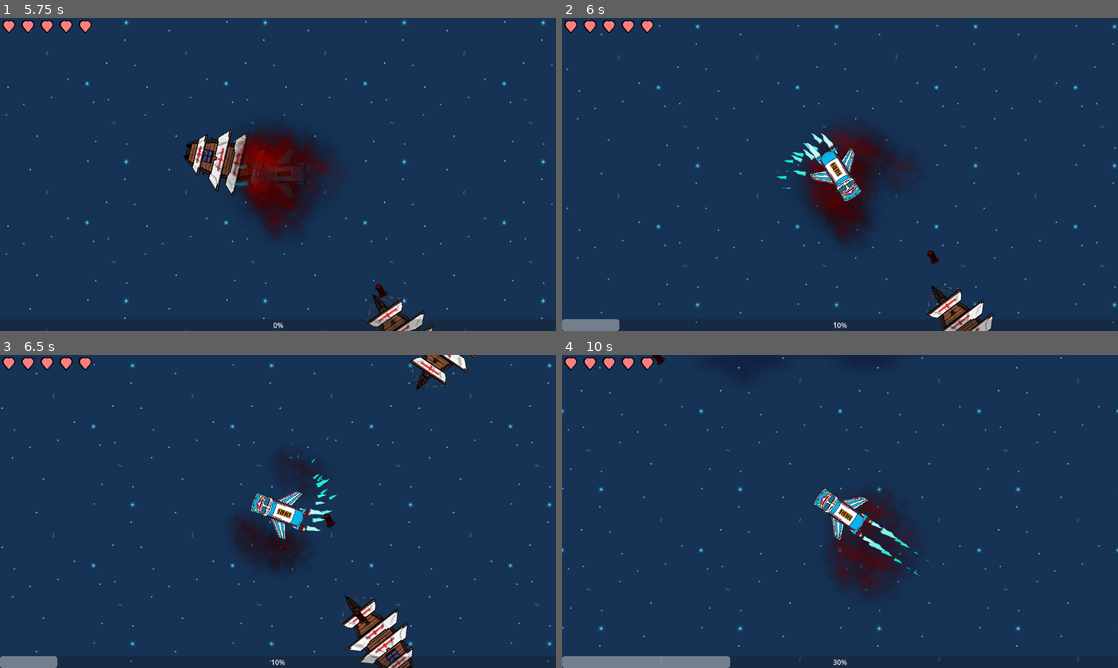
Above: before the commit, frames 1-4 (two rows, left to right).
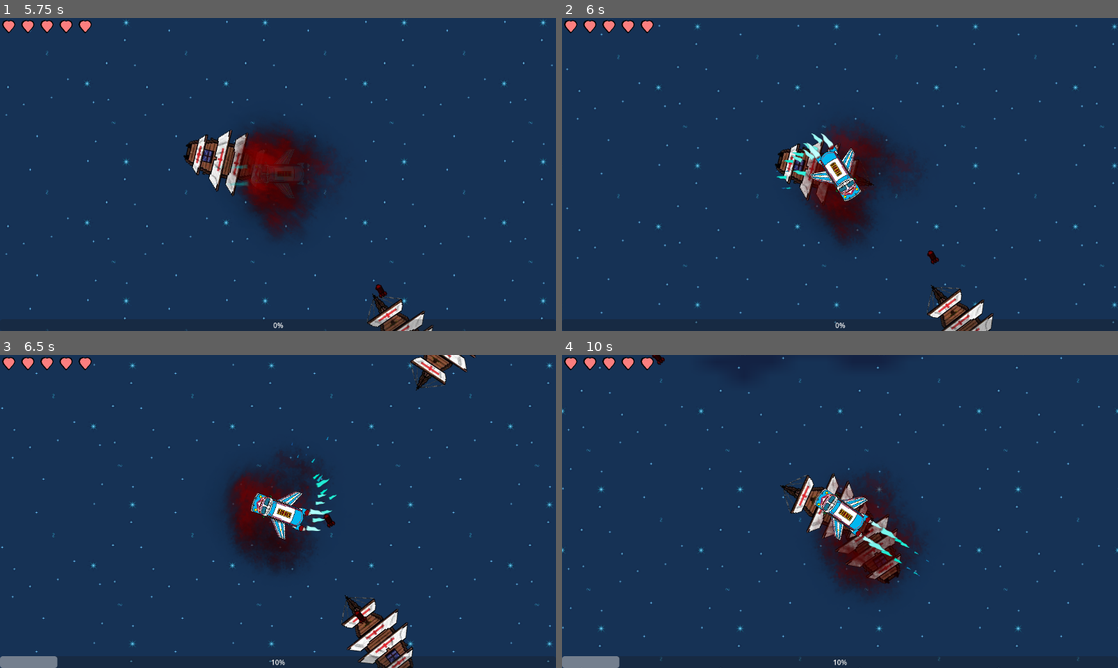
Above: after the commit, the same moments.

Repository: Ignawesome/neon-genesis-beto
Game: Godot game, scene res://escenas/mundo.tscn
Same seed, same stepped clock (60 frames per second), same inputs: the game is played once before the commit and once after it.
Inputs (mouse positions are in pixels of both pictures, inside the frame that each line leads up to):
- Up to frame 1 (5.75 s): move the mouse to (400, 158) at 0.52 s; hold D (derecha) 0.53-1.28 s; hold Space (esquivar) 0.53-1.28 s; move the mouse to (166, 190) at 1.27 s; hold S (abajo) 1.28-2.03 s; click (166, 190) at 1.35 s; tap Space (esquivar) at 1.55, 3.05, 4.55 s; move the mouse to (333, 105) at 2.02 s; hold D (derecha) 2.03-2.78 s; hold Space (esquivar) 2.03-2.78 s; move the mouse to (250, 237) at 2.77 s; hold W (arriba) 2.78-3.53 s; tap E (ulti) at 2.85 s; move the mouse to (444, 221) at 3.52 s; hold Space (esquivar) 3.53-4.28 s; hold A (izquierda) 3.53-5.03 s; move the mouse to (111, 127) at 4.27 s; click (111, 127) at 4.35 s; move the mouse to (305, 174) at 5.02 s; hold S (abajo) from 5.03 s (still down); hold Space (esquivar) from 5.03 s (still down)
- Up to frame 2 (6 s): move the mouse to (756, 96) at 5.77 s; release S (abajo) at 5.78 s; release Space (esquivar) at 5.78 s; hold D (derecha) from 5.78 s (still down); tap E (ulti) at 5.85 s
- Up to frame 3 (6.5 s): keep holding D (derecha); tap Space (esquivar) at 6.05 s
- Up to frame 4 (10 s): move the mouse to (962, 495) at 6.52 s; release D (derecha) at 6.53 s; hold W (arriba) 6.53-7.28 s; hold Space (esquivar) 6.53-7.28 s; move the mouse to (728, 527) at 7.27 s; hold D (derecha) 7.28-8.03 s; click (728, 527) at 7.35 s; tap Space (esquivar) at 7.55, 9.05 s; move the mouse to (895, 442) at 8.02 s; hold S (abajo) 8.03-8.78 s; hold Space (esquivar) 8.03-8.78 s; move the mouse to (812, 574) at 8.77 s; hold A (izquierda) 8.78-9.53 s; tap E (ulti) at 8.85 s; move the mouse to (1006, 558) at 9.52 s; hold W (arriba) from 9.53 s (still down); hold Space (esquivar) from 9.53 s (still down)

Frame 1 is identical in both runs. In frame 2, 1.3% of the frame differs, in the area x 0-57%, y 38-100%; in frame 3, 1.6%; in frame 4, 3.3%, in the area x 10-63%, y 37-100%.

Commit message:
Chocar enemigos ya no los destruye sino que hace daño. Esquivar hace mas daño al chocar.

Diff:
--- a/escenas/enemigos/barco_ingles.tscn
+++ b/escenas/enemigos/barco_ingles.tscn
@@ -27,6 +27,7 @@
 script = ExtResource("1_jpt84")
 velocidad_de_movimiento = 175.0
 puntos_de_salud_maximos = 5.0
+probabilidad_orbe_hp = 0.1
 
 [node name="Sprite" type="Sprite2D" parent="." unique_id=1820233895]
 position = Vector2(2, -23.00003)
--- a/escenas/enemigos/enemigo.gd
+++ b/escenas/enemigos/enemigo.gd
@@ -91,10 +91,7 @@
 		var jugador_detectado: Jugador = body
 		# Llamar a la función del jugador para hacerle daño y activar la lógica de esquiva
 		jugador_detectado.recibir_danio(danio_por_contacto)
-
-		# Eliminamos al enemigo por contacto (como en Vampire Survivors)
-		# En una versión más avanzada, se podría usar un cooldown
-		morir.call_deferred()
+		recibir_danio(jugador_detectado.fuerza_de_choque)
 
 
 # ==============================================================================
--- a/escenas/jugador/jugador.gd
+++ b/escenas/jugador/jugador.gd
@@ -9,11 +9,11 @@
 # ==============================================================================
 # PROPIEDADES EXPORTADAS (Visible en el Inspector)
 # ==============================================================================
-const BONDI_BETO_ROTO = preload("uid://cq8pe8gmvsgty")
 
 # Movimiento
 var velocidad_actual: float = 0.0 ## Velocidad horizontal/vertical basev
 var muriendo: bool = false
+
 @export var aceleración: float = 600.0
 @export var velocidad_de_giro: float = 3.0
 @export var friccion: float = 400.0
@@ -25,6 +25,7 @@
 @export var misil_cooldown := 1.0     ## Frecuencia de disparo (ej: 1.0 por segundo)
 @export var radio_de_ataque: float = 500.0 ## Distancia máxima para buscar enemigos
 @export var duración_de_misil: float = 1.0 ## Segundos antes de que el misil desaparezca
+@export var fuerza_de_choque: float = 1.0
 
 # Defensa
 @export var puntos_de_salud_maximos := 5         ## Vida máxima del personaje
@@ -35,15 +36,18 @@
 # ==============================================================================
 # REFERENCIAS Y PRECARGAS
 # ==============================================================================
-@onready var sonido_disparo: AudioStreamPlayer2D = $SonidoDisparo
-@onready var sonido_dañado: AudioStreamPlayer2D = $SonidoDañado
-@onready var sonido_level_up: AudioStreamPlayer2D = $SonidoLevelUp
-@onready var collision_shape_2d: CollisionShape2D = $CollisionShape2D
-
-@onready var timer_misil: Timer = $TimerMisil # ¡Debe existir este Timer en la escena!
-@onready var sprite: Sprite2D = $Submarino
-@onready var next_lvl_bar: ProgressBar = %NextLvlBar
-@onready var animation_player: AnimationPlayer = %AnimationPlayer
+@export var sonido_disparo: AudioStreamPlayer2D
+@export var sonido_level_up: AudioStreamPlayer2D
+@export var sonido_dañado: AudioStreamPlayer2D
+@export var sonido_explosion: AudioStreamPlayer2D
+
+@export var collision_shape_2d: CollisionShape2D
+
+@export var timer_misil: Timer
+@export var sprite_normal: Sprite2D
+@export var sprite_roto: Sprite2D
+@export var next_lvl_bar: ProgressBar
+@export var animation_player: AnimationPlayer
 
 
 # ==============================================================================
@@ -72,6 +76,8 @@
 
 
 func _ready():
+	sprite_normal.show()
+	sprite_roto.hide()
 	# Inicializar la salud
 	salud_actual = puntos_de_salud_maximos
 	salud_cambiada.emit(salud_actual, puntos_de_salud_maximos)
@@ -141,12 +147,14 @@
 func esquivar() -> void:
 	invulnerable = true
 	puede_esquivar = false
+	fuerza_de_choque *= 3.0
 	animation_player.play("esquivar")
 	get_tree().create_timer(1.0).timeout.connect(
 		func():
 			invulnerable = false
 			puede_esquivar = true
 			animation_player.play("RESET")
+			fuerza_de_choque /= 3.0
 	)
 
 
@@ -176,11 +184,13 @@
 func morir():
 	muriendo = true
 	collision_shape_2d.disabled = true
+	sprite_normal.hide()
+	sprite_roto.show()
 
 	animation_player.play("explotar")
 	await animation_player.animation_finished
 	derrotado.emit()
-	sprite.texture = BONDI_BETO_ROTO
+
 	await get_tree().create_timer(2).timeout
 	get_tree().reload_current_scene.call_deferred()
 
--- a/escenas/jugador/jugador.tscn
+++ b/escenas/jugador/jugador.tscn
@@ -2,6 +2,7 @@
 
 [ext_resource type="Material" uid="uid://derpqkc1oebjk" path="res://escenas/jugador/material_daño.tres" id="1_vkjxu"]
 [ext_resource type="Script" uid="uid://gl6tucsav3ok" path="res://escenas/jugador/jugador.gd" id="1_vquro"]
+[ext_resource type="Texture2D" uid="uid://dr3f6rhrm4udm" path="res://assets/jugador/bondi_beto_roto.png" id="3_j2gbx"]
 [ext_resource type="AudioStream" uid="uid://by2iafmryrla2" path="res://assets/audio/sfx/disparo.wav" id="3_jkpmm"]
 [ext_resource type="Texture2D" uid="uid://difwcwdstlu3n" path="res://assets/jugador/nave_beto.png" id="3_mnegl"]
 [ext_resource type="AudioStream" uid="uid://3rgdq7vfbpcn" path="res://assets/audio/sfx/level_up.wav" id="4_vkjxu"]
@@ -59,7 +60,7 @@
 tracks/1/type = "value"
 tracks/1/imported = false
 tracks/1/enabled = true
-tracks/1/path = NodePath("Submarino:visible")
+tracks/1/path = NodePath("SpriteNormal:visible")
 tracks/1/interp = 1
 tracks/1/loop_wrap = true
 tracks/1/keys = {
@@ -119,7 +120,7 @@
 tracks/6/type = "value"
 tracks/6/imported = false
 tracks/6/enabled = true
-tracks/6/path = NodePath("Submarino:rotation")
+tracks/6/path = NodePath("SpriteNormal:rotation")
 tracks/6/interp = 1
 tracks/6/loop_wrap = true
 tracks/6/keys = {
@@ -147,7 +148,7 @@
 tracks/1/type = "value"
 tracks/1/imported = false
 tracks/1/enabled = true
-tracks/1/path = NodePath("Submarino:rotation")
+tracks/1/path = NodePath("SpriteNormal:rotation")
 tracks/1/interp = 1
 tracks/1/loop_wrap = true
 tracks/1/keys = {
@@ -174,7 +175,7 @@
 tracks/1/type = "value"
 tracks/1/imported = false
 tracks/1/enabled = true
-tracks/1/path = NodePath("Submarino:visible")
+tracks/1/path = NodePath("SpriteNormal:visible")
 tracks/1/interp = 1
 tracks/1/loop_wrap = true
 tracks/1/keys = {
@@ -255,7 +256,7 @@
 offsets = PackedFloat32Array(0.0016611295, 0.5199336, 1)
 colors = PackedColorArray(0.7529412, 1, 1, 1, 0, 0.9184935, 0.8071811, 1, 0.13330114, 0.22413787, 0.63382185, 1)
 
-[node name="Jugador" type="CharacterBody2D" unique_id=1183311057]
+[node name="Jugador" type="CharacterBody2D" unique_id=1183311057 node_paths=PackedStringArray("sonido_disparo", "sonido_level_up", "sonido_dañado", "sonido_explosion", "collision_shape_2d", "timer_misil", "sprite_normal", "sprite_roto", "next_lvl_bar", "animation_player")]
 collision_mask = 28
 script = ExtResource("1_vquro")
 velocidad_de_giro = 5.0
@@ -263,13 +264,32 @@
 misil_cooldown = 0.5
 radio_de_ataque = 2000.0
 "material_daño" = ExtResource("1_vkjxu")
-
-[node name="Submarino" type="Sprite2D" parent="." unique_id=1079429370]
+sonido_disparo = NodePath("SonidoDisparo")
+sonido_level_up = NodePath("SonidoLevelUp")
+"sonido_dañado" = NodePath("SonidoDañado")
+sonido_explosion = NodePath("SonidoExplosion")
+collision_shape_2d = NodePath("CollisionShape2D")
+timer_misil = NodePath("TimerMisil")
+sprite_normal = NodePath("SpriteNormal")
+sprite_roto = NodePath("SpriteRoto")
+next_lvl_bar = NodePath("CanvasLayer/NextLvlBar")
+animation_player = NodePath("AnimationPlayer")
+
+[node name="SpriteNormal" type="Sprite2D" parent="." unique_id=1079429370]
 texture_filter = 1
 use_parent_material = true
 rotation = -1.5707964
 scale = Vector2(0.305, 0.305)
 texture = ExtResource("3_mnegl")
+
+[node name="SpriteRoto" type="Sprite2D" parent="." unique_id=1938172214]
+visible = false
+texture_filter = 1
+use_parent_material = true
+position = Vector2(-1, -1)
+rotation = -1.5707964
+scale = Vector2(0.255, 0.255)
+texture = ExtResource("3_j2gbx")
 
 [node name="CollisionShape2D" type="CollisionShape2D" parent="." unique_id=1138392618]
 position = Vector2(1, 1)
